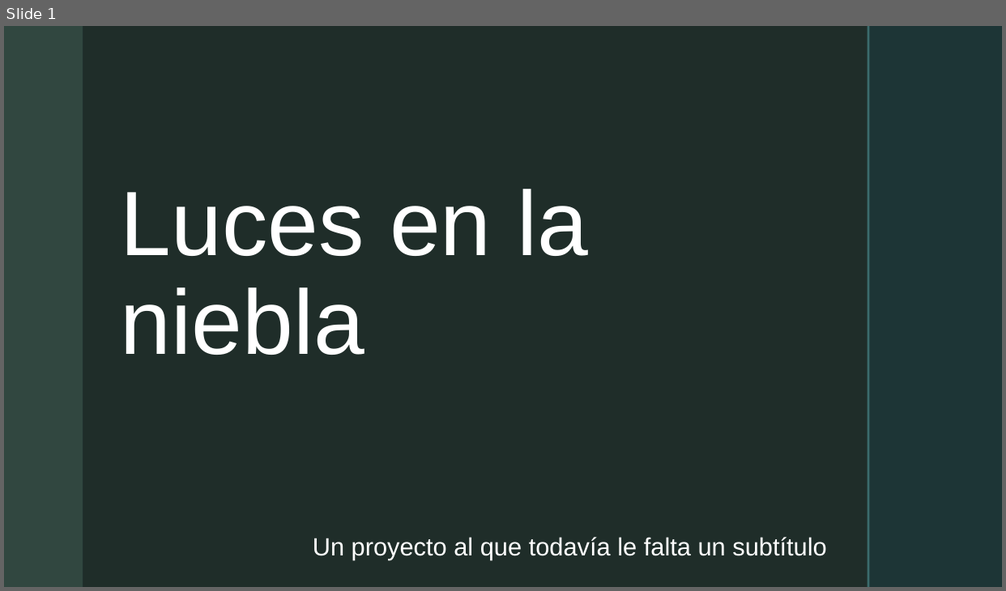
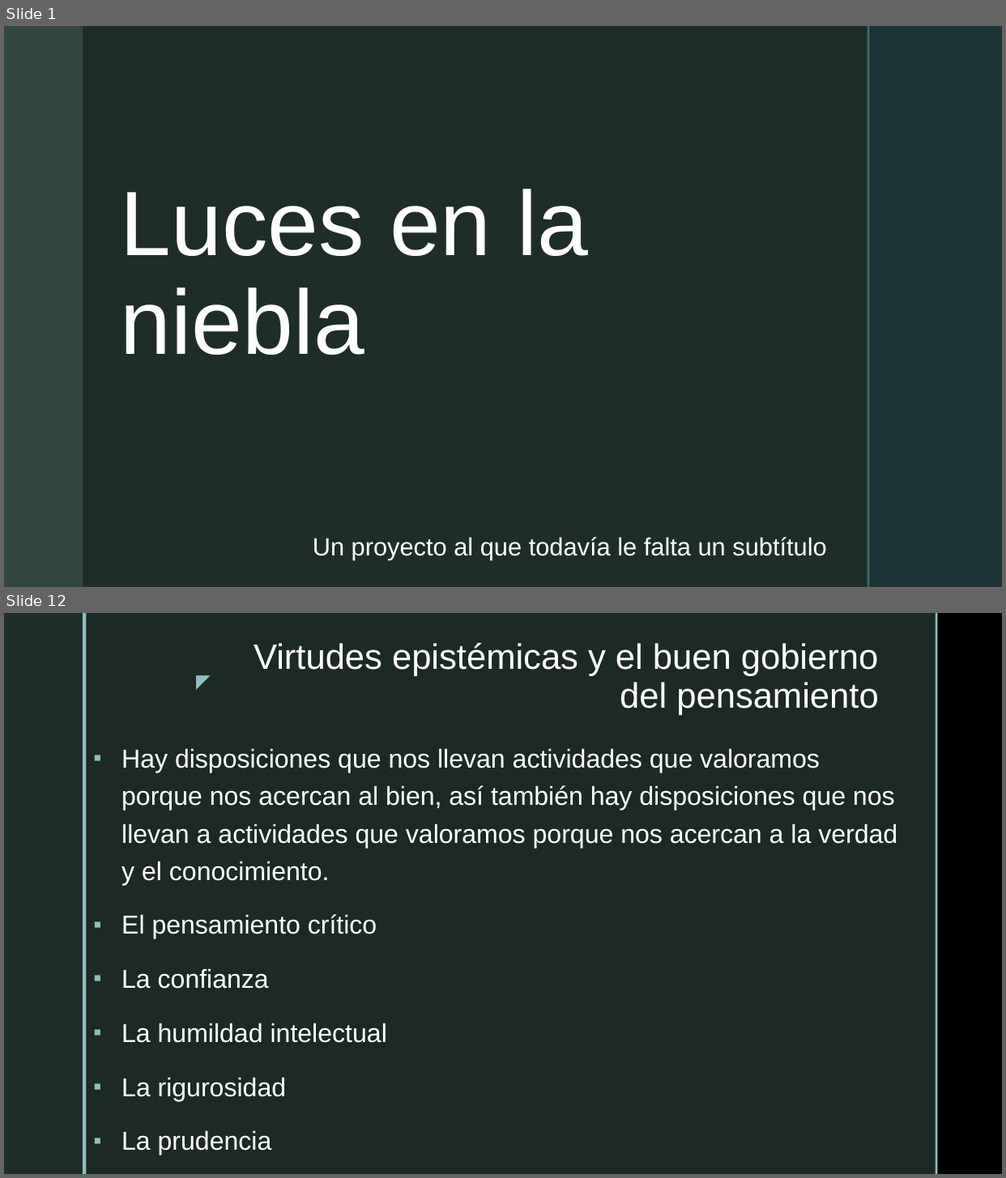
Before and after one commit to jcunisabana/philandfilm, a slide deck: luces en la niebla.pptx. Shown one above the other, each under a label of ours: slide 1 before the commit, slides 1 and 12 after it; the slides between them are not shown. The pictures are 1006x591 and 1006x1178 pixels, drawn with LibreOffice and Linux fonts; fonts in the diff are those of the drawing; background and template pictures are left out. Boxes give left, top, right and bottom in pixels: in the first picture for what was removed or moved away, otherwise in the second. Text is boxed around its words. In the diff, an @@ line names an element or a change of style, - is before the commit and + after.

```diff
--- a/luces en la niebla.pptx
+++ b/luces en la niebla.pptx
@@ slide 12 added at (4, 613, 1002, 1174), background picture (left out); not listed: 1 template element that a slide beside it also shows @@
@@ rectangle added at (4, 613, 83, 1174), fill #1F2D29 @@
@@ rectangle added at (87, 613, 936, 1174), fill #1F2D29 at 92% opacity @@
@@ rectangle added at (936, 613, 938, 1174), fill #8EC0C1 @@
@@ title added at (253, 643, 879, 715), 34 pt, text #FFFFFF @@
+Virtudes epistémicas y el buen gobierno del pensamiento
@@ text added at (184, 666, 217, 696), 18 pt, text #8EC0C1 @@
+◤
@@ text added at (121, 748, 897, 1156), 25 pt, text #FFFFFF @@
+▪ Hay disposiciones que nos llevan actividades que valoramos porque nos acercan al bien, así también hay disposiciones que nos llevan a actividades que valoramos porque nos acercan a la verdad y el conocimiento.
+▪ El pensamiento crítico
+▪ La confianza
+▪ La humildad intelectual
+▪ La rigurosidad
+▪ La prudencia
```
Also in this commit, not shown: 9 slides changed, 1 other slide added, 2 slides removed, 1 other file.
